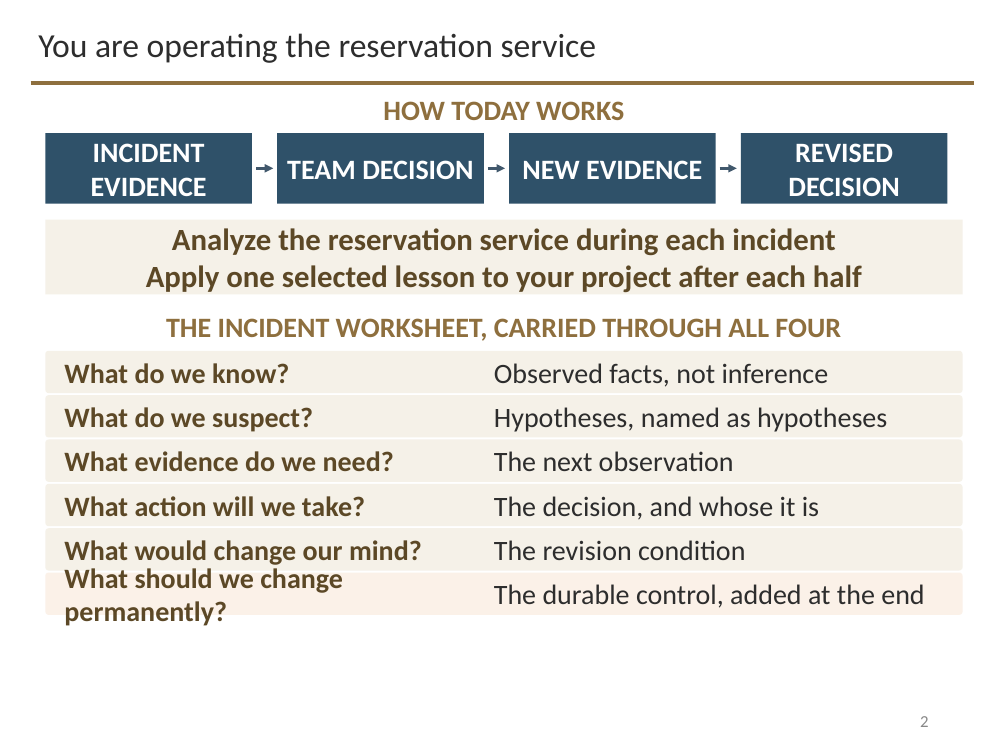
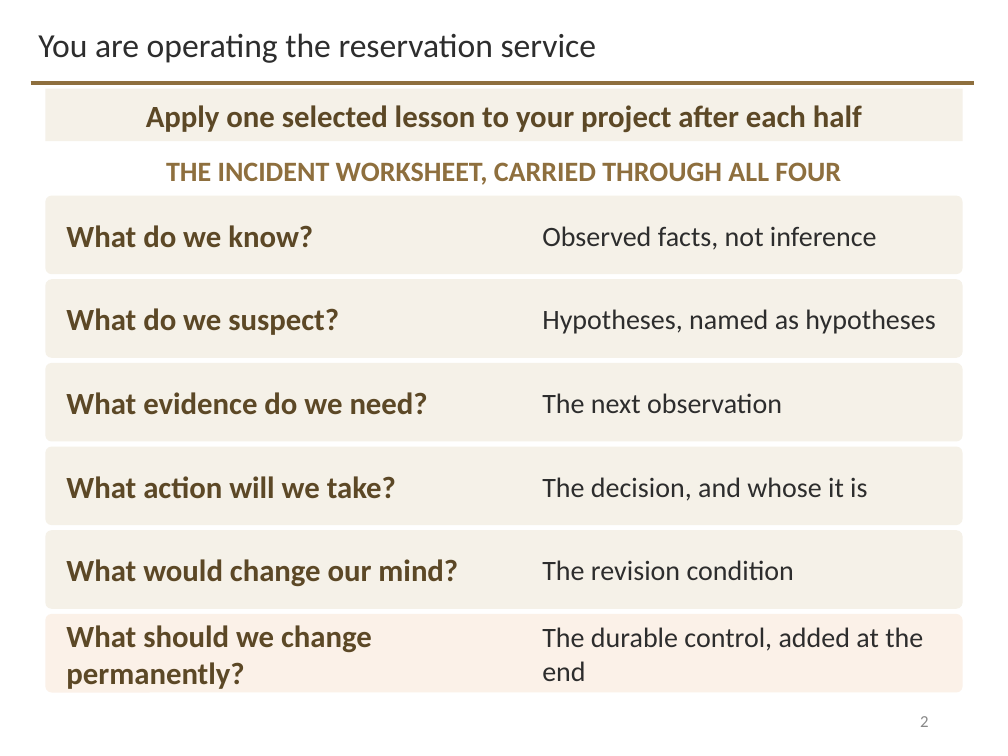
Before and after one commit to davisjam/model-based-agentic-software-engineering, a slide deck: slide 2 of course/lectures/act-3-software-in-the-world/06-operations-and-sre/3-6-Operations-and-SRE.pptx. Drawn at 1008x756 pixels with LibreOffice and Linux fonts; fonts in the diff are those of the drawing; background and template pictures are left out. Boxes give left, top, right and bottom in pixels: in the first picture for what was removed or moved away, otherwise in the second. Text is boxed around its words. In the diff, an @@ line names an element or a change of style, - is before the commit and + after.

```diff
--- a/course/lectures/act-3-software-in-the-world/06-operations-and-sre/3-6-Operations-and-SRE.pptx
+++ b/course/lectures/act-3-software-in-the-world/06-operations-and-sre/3-6-Operations-and-SRE.pptx
@@ rectangle "Apply one selected lesson to ...": place and size @@
-rectangle "Apply one selected lesson to ..." at bbox=[45, 220, 963, 294]
+rectangle "Apply one selected lesson to ..." at bbox=[45, 89, 963, 141]
@@ text removed at bbox=[383, 101, 624, 120] @@
-HOW TODAY WORKS
@@ rectangle removed at bbox=[45, 133, 252, 204] @@
-INCIDENT EVIDENCE
@@ rectangle removed at bbox=[277, 133, 484, 204] @@
-TEAM DECISION
@@ rectangle removed at bbox=[509, 133, 716, 204] @@
-NEW EVIDENCE
@@ rectangle removed at bbox=[741, 133, 948, 204] @@
-REVISED DECISION
@@ text "THE INCIDENT WORKSHEET, CARRIED THROUGH ...": place and size @@
-text "THE INCIDENT WORKSHEET, CARRIED THROUGH ..." at bbox=[166, 318, 841, 341]
+text "THE INCIDENT WORKSHEET, CARRIED THROUGH ..." at bbox=[166, 162, 841, 185]
@@ arrow removed from (256, 168) to (273, 168) @@
@@ arrow removed from (488, 168) to (505, 168) @@
@@ arrow removed from (720, 168) to (737, 168) @@
@@ rounded rectangle: place and size @@
-rounded rectangle at bbox=[45, 351, 963, 393]
+rounded rectangle at bbox=[45, 196, 963, 274]
@@ size 20 to 22 pt in 6 elements at bbox=[66, 476, 396, 499], bbox=[66, 559, 458, 586], bbox=[66, 392, 428, 415], bbox=[66, 625, 372, 689], bbox=[66, 308, 339, 335], bbox=[66, 225, 313, 247] @@
@@ text "What do we know?": place and size @@
-text "What do we know?" at bbox=[64, 363, 289, 383]
+text "What do we know?" at bbox=[66, 225, 313, 247]
@@ text "Observed facts, not inference": place and size @@
-text "Observed facts, not inference" at bbox=[494, 363, 829, 387]
+text "Observed facts, not inference" at bbox=[542, 226, 877, 250]
@@ text in rectangle at bbox=[172, 228, 835, 255]: paragraph removed @@
-Analyze the reservation service during each incident
@@ rounded rectangle: place and size @@
-rounded rectangle at bbox=[45, 395, 963, 437]
+rounded rectangle at bbox=[45, 279, 963, 358]
@@ text "What do we suspect?": place and size @@
-text "What do we suspect?" at bbox=[64, 407, 313, 432]
+text "What do we suspect?" at bbox=[66, 308, 339, 335]
@@ text "Hypotheses, named as hypotheses": place and size @@
-text "Hypotheses, named as hypotheses" at bbox=[494, 407, 887, 432]
+text "Hypotheses, named as hypotheses" at bbox=[542, 309, 935, 334]
@@ rounded rectangle: place and size @@
-rounded rectangle at bbox=[45, 439, 963, 482]
+rounded rectangle at bbox=[45, 363, 963, 442]
@@ text "What evidence do we need?": place and size @@
-text "What evidence do we need?" at bbox=[64, 451, 394, 471]
+text "What evidence do we need?" at bbox=[66, 392, 428, 415]
@@ text "The next observation": place and size @@
-text "The next observation" at bbox=[494, 451, 734, 471]
+text "The next observation" at bbox=[542, 393, 782, 413]
@@ rounded rectangle: place and size @@
-rounded rectangle at bbox=[45, 484, 963, 526]
+rounded rectangle at bbox=[45, 447, 963, 525]
@@ text "What action will we take?": place and size @@
-text "What action will we take?" at bbox=[64, 496, 365, 516]
+text "What action will we take?" at bbox=[66, 476, 396, 499]
@@ text "The decision, and whose it ...": place and size @@
-text "The decision, and whose it ..." at bbox=[494, 496, 819, 520]
+text "The decision, and whose it ..." at bbox=[542, 477, 867, 501]
@@ rounded rectangle: place and size @@
-rounded rectangle at bbox=[45, 528, 963, 571]
+rounded rectangle at bbox=[45, 530, 963, 609]
@@ text "The revision condition": place and size @@
-text "The revision condition" at bbox=[494, 540, 745, 560]
+text "The revision condition" at bbox=[542, 560, 794, 580]
@@ rounded rectangle: place and size @@
-rounded rectangle at bbox=[45, 573, 963, 615]
+rounded rectangle at bbox=[45, 614, 963, 692]
@@ text "What should we change permanently?": place and size @@
-text "What should we change permanently?" at bbox=[64, 564, 343, 626]
+text "What should we change permanently?" at bbox=[66, 625, 372, 689]
@@ text "The durable control, added at ..." rewrapped from bbox=[494, 584, 924, 608] to bbox=[542, 627, 923, 681] @@
```
Also in this commit, not shown: 2 other slides changed.
